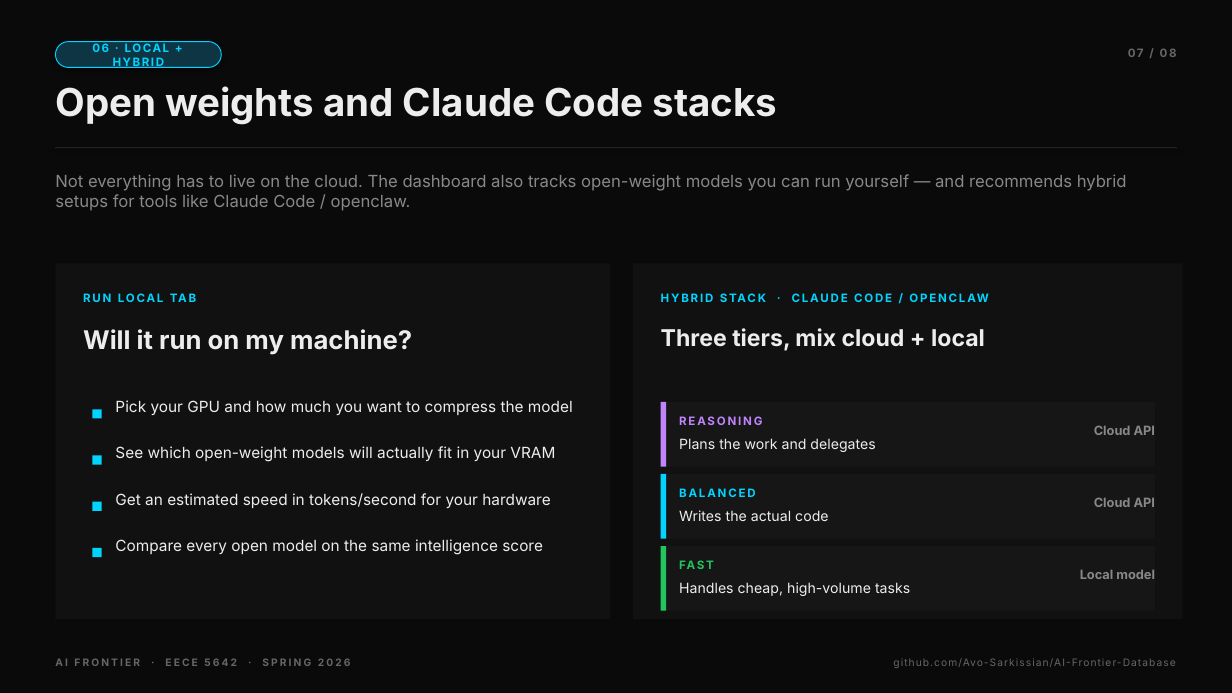
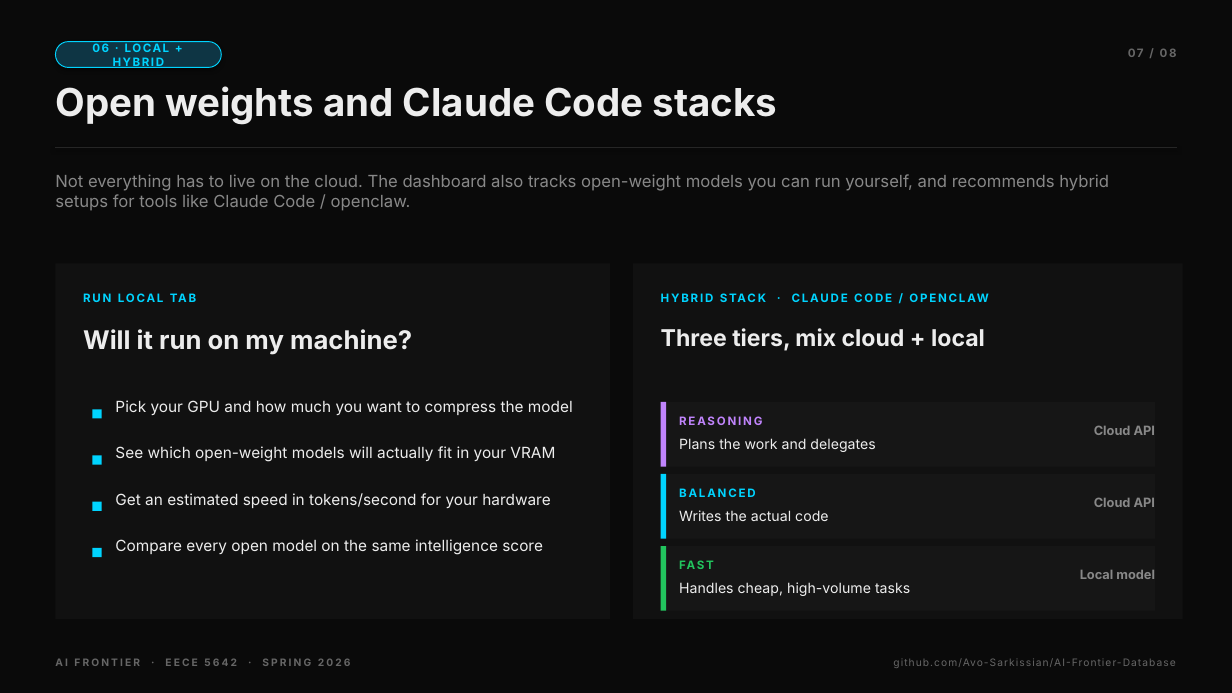
Before and after one commit to Avo-Sarkissian/AI-Frontier-Database, a slide deck: slide 7 of AI_Frontier_Presentation.pptx. Drawn at 1232x693 pixels with LibreOffice and Linux fonts; fonts in the diff are those of the drawing. Boxes give left, top, right and bottom in pixels: in the first picture for what was removed or moved away, otherwise in the second. Text is boxed around its words. In the diff, an @@ line names an element or a change of style, - is before the commit and + after.

```diff
--- a/AI_Frontier_Presentation.pptx
+++ b/AI_Frontier_Presentation.pptx
@@ text at <box>55,174,1109,211</box>: text changed @@
-Not everything has to live on the cloud. The dashboard also tracks open-weight models you can run yourself — and recommends hybrid setups for tools like Claude Code / openclaw.
+Not everything has to live on the cloud. The dashboard also tracks open-weight models you can run yourself, and recommends hybrid setups for tools like Claude Code / openclaw.
```
Also in this commit, not shown: 5 other slides changed, 1 other file.
